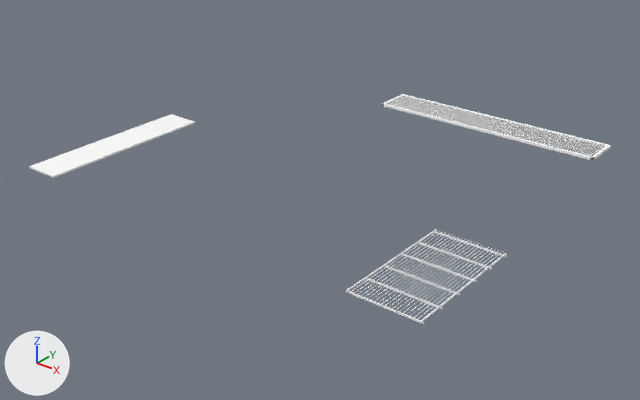
The OBJ model Assets/models/maps/cerroblanco/cerroblanco_canopies.obj, before and after one commit.
Before and after are seen from a camera (50 mm lens) standing at (2867.0, -2764.0, 2395.0) and looking at (-222.0, 1097.0, 1.0). Every picture has the same lights, and +X, +Y and +Z are marked at lower left. The picture after the commit comes second. Where no turn or scale is listed for an object, it has been applied to the vertices. Vertices at exactly the same position are counted once.

The older version as bpy lines, for what is in view:
```python
me_cerroblanco_canopies = bpy.data.meshes.new('cerroblanco_canopies')
me_cerroblanco_canopies.from_pydata(...)  # 1104 vertices, 1556 faces; spans x -1640.0..1110.0, y 18.0..2420.0, z 118.0..272.0
# faces by material slot: [128, 1426, 2]
me_cerroblanco_canopies.materials.append(mat_cb_lamp)  # white #ffffff
me_cerroblanco_canopies.materials.append(mat_cb_white)  # white #ffffff
me_cerroblanco_canopies.materials.append(mat_gravel)  # white #ffffff
ob_cerroblanco_canopies = bpy.data.objects.new('cerroblanco_canopies', me_cerroblanco_canopies)
ob_cerroblanco_canopies.location = (0.0, 0.0, 0.0)
```
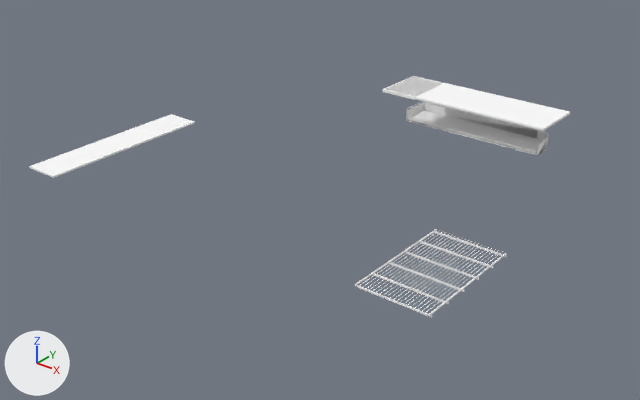
Where the change shows, as pixel boxes [x1, y1, x2, y2] in the pictures (640 x 400 px; the box of a moved part takes in the faces that stretch with it):
'cerroblanco_canopies', reshaped (7% narrower): before [29, 94, 611, 324]; after [29, 76, 570, 318]
part 1 of me_cerroblanco_canopies, rebuilt (38% narrower, 21% shorter): before [381, 94, 611, 161]; after [406, 102, 548, 155]
part 2 of me_cerroblanco_canopies, deleted: before [347, 95, 604, 324]
part 3 of me_cerroblanco_canopies, built on: before [419, 103, 502, 130]; after [383, 76, 570, 138]
part 4 of me_cerroblanco_canopies, moved or reshaped: before [346, 229, 506, 323]; after [355, 229, 506, 318]

What the commit changed:
Material 'cb_honed' (mat_cb_honed) is new.
Its base color is (1.0, 1.0, 1.0) (white #ffffff).
Its roughness is 1.0.
Material 'cb_panel' (mat_cb_panel) is new.
Its base color is (1.0, 1.0, 1.0) (white #ffffff).
Its roughness is 1.0.
Material 'cb_steel' (mat_cb_steel) is new.
Its base color is (1.0, 1.0, 1.0) (white #ffffff).
Its roughness is 1.0.
me_cerroblanco_canopies is used by ob_cerroblanco_canopies; location (0.0, 0.0, 0.0).
me_cerroblanco_canopies had 1104 vertices, 1556 faces and spanned x -1640.0..1110.0, y 18.0..2420.0, z 118.0..272.0.
me_cerroblanco_canopies now has 1146 vertices, 1646 faces and spans x -1640.0..1110.0, y 18.0..2440.0, z 118.0..420.0.
me_cerroblanco_canopies part 1: the loose piece of 24 vertices spanning x -510.0..1060.0, y 2150.0..2420.0, z 256.0..272.0 is rebuilt with 154 vertices and now spans x -300.0..700.0, y 2150.0..2380.0, z 196.0..266.0.
me_cerroblanco_canopies part 2: 78 loose pieces with 626 vertices, spanning x -489.0..1110.0, y 188.0..2400.0, z 118.0..271.0, are deleted.
me_cerroblanco_canopies part 3: 96 vertices removed from x -219.0..305.0, y 2170.0..2400.0, z 258.0..271.0; 434 vertices added at x -440.0..760.0, y 2060.0..2440.0, z 266.0..420.0.
me_cerroblanco_canopies part 4: 88 vertices removed from x 673.0..1103.0, y 180.0, z 128.0..138.0; 128 vertices added at x 666.0..1110.0, y 250.0..838.0, z 118.0..138.0.
Other edits to the shape of me_cerroblanco_canopies do not show in these pictures.
me_cerroblanco_canopies gains material mat_cb_honed (white #ffffff).
me_cerroblanco_canopies gains material mat_cb_panel (white #ffffff).
me_cerroblanco_canopies gains material mat_cb_steel (white #ffffff).
